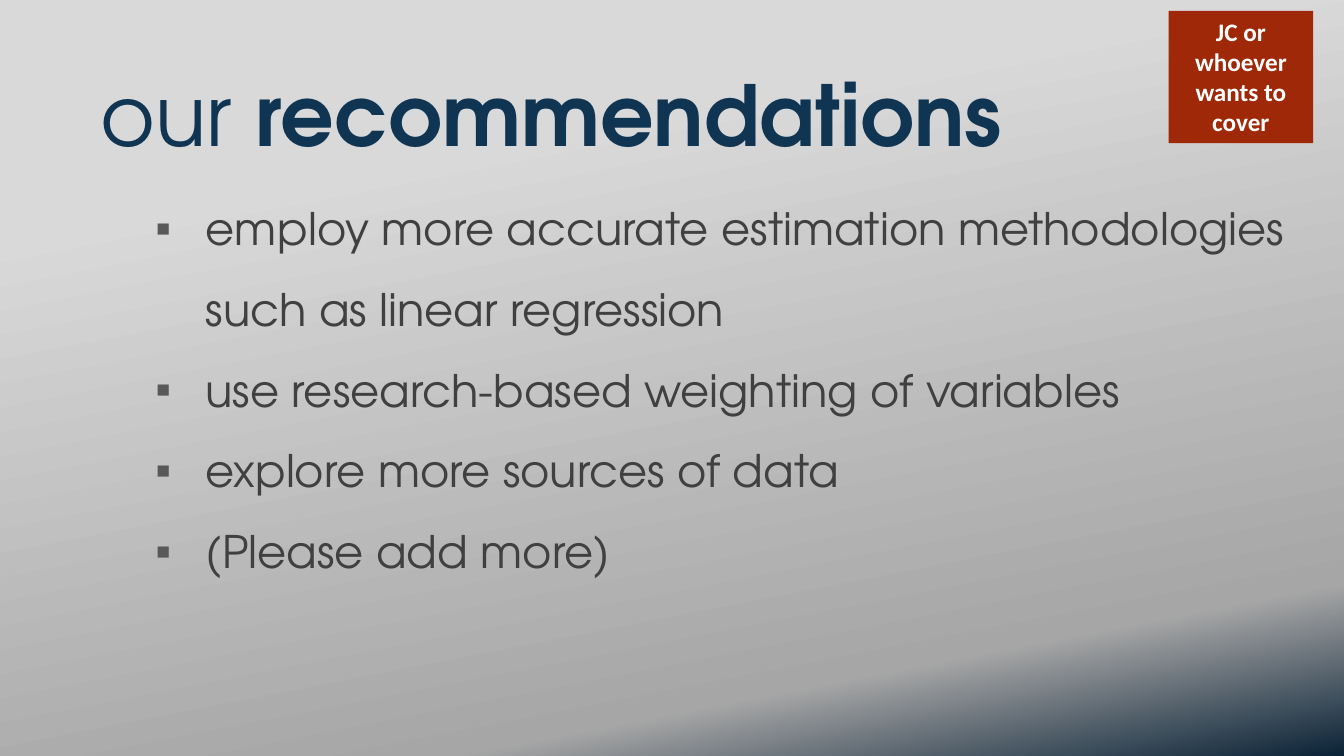
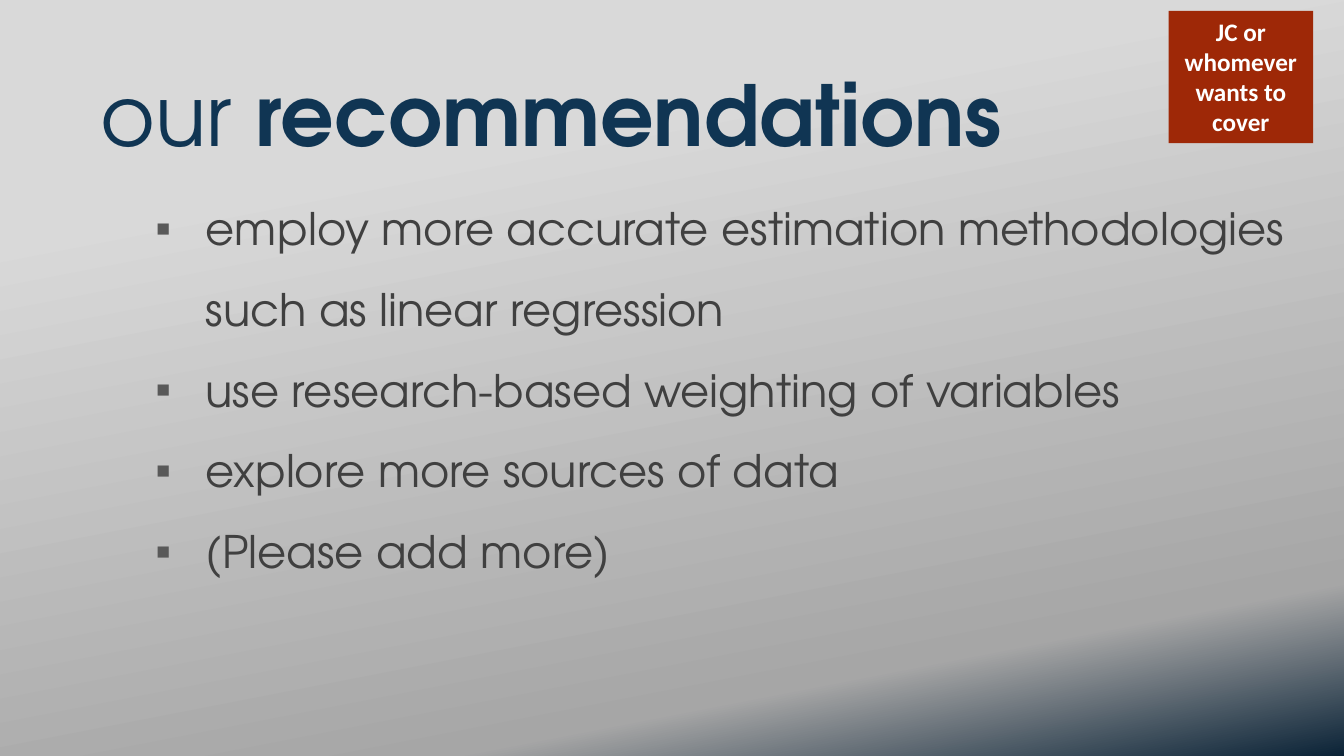
Before and after one commit to ekuo651/NYC-RE-Neighborhood-Trends, a slide deck: slide 16 of Presentation.pptx. Drawn at 1344x756 pixels with LibreOffice and Linux fonts; fonts in the diff are those of the drawing; background and template pictures are left out. Boxes give left, top, right and bottom in pixels: in the first picture for what was removed or moved away, otherwise in the second. Text is boxed around its words. In the diff, an @@ line names an element or a change of style, - is before the commit and + after.

```diff
--- a/Presentation.pptx
+++ b/Presentation.pptx
@@ text in rectangle at <box>1185,24,1297,132</box>: text changed @@
-JC or whoever wants to cover
+JC or whomever wants to cover
```
Also in this commit, not shown: 2 slides added, 2 slides removed.
